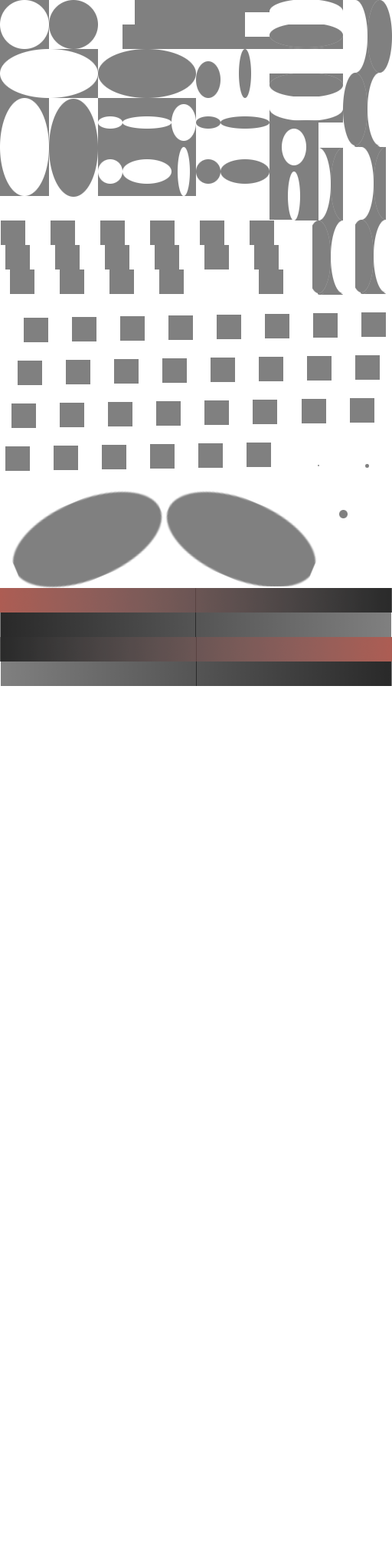
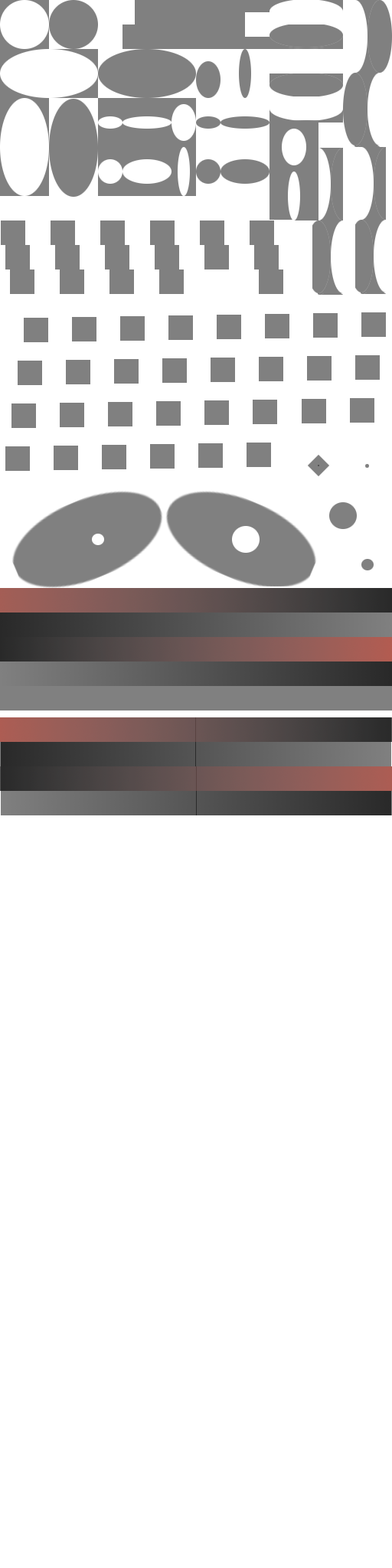
Comparing the layer stacks of the two 392px x 1568px images. Changes:
removed layer "Eingefügte Ebene" over <box>339,509,348,519</box>
painted on "c4e_shadows.png" over <box>0,454,392,816</box>
